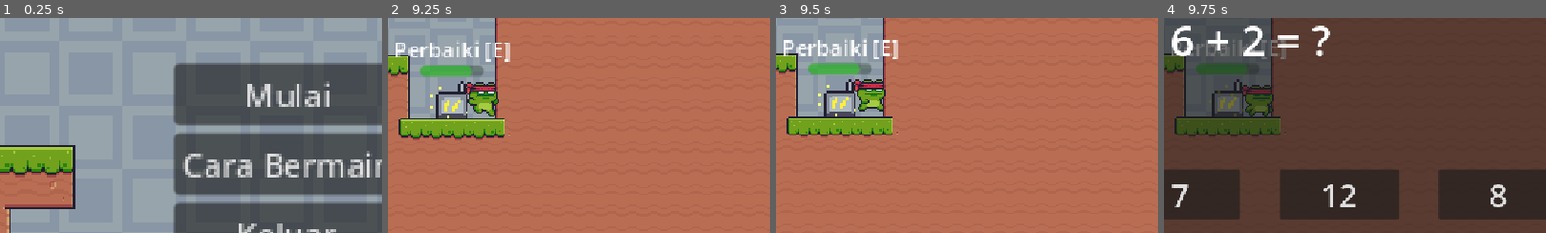
Above: before the commit, frames 1-4 (left to right).
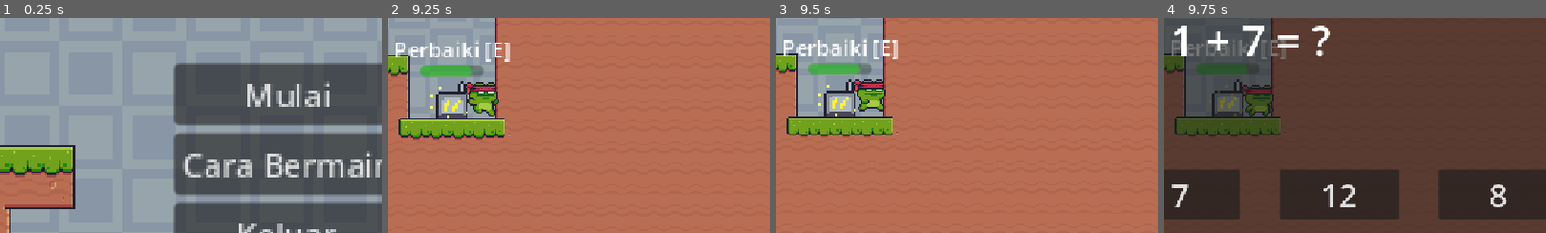
Above: after the commit, the same moments.

Repository: Diko-QuestionMark/Kodok-Matematika
Game: Godot game, scene res://Scene/menu.tscn
Two runs of this game, one before a commit and one after it. Both use one fixed random seed, a clock stepped at 60 frames per second and the inputs below.
Inputs:
- Up to frame 1 (0.25 s): no input
- Up to frame 2 (9.25 s): click "Mulai" at 0.5 s; hold D (right) 1.28-2.78 s; tap E (interact) every 0.75 s from 1.35 to 8.85 s; tap Space (jump) at 1.52, 2.27, 3.77, 4.52, 5.27, 6.77, 7.52, 8.27 s; hold A (left) 2.78-3.53 s; hold D (right) 3.53-5.03 s; hold A (left) 5.03-5.78 s; hold D (right) 5.78-6.53 s; hold A (left) 6.53-8.03 s; hold D (right) from 8.03 s (still down)
- Up to frame 3 (9.5 s): keep holding D (right)
- Up to frame 4 (9.75 s): keep holding D (right); tap E (interact) at 9.6 s
The pictures show only the part of the screen within x 38-88%, y 32-82%; the shares and areas given below are measured in that part.

Frames 1-3 are identical in both runs. In frame 4, 0.8% of the frame differs, in the area x 2-27%, y 3-18%.

Commit message:
benar benar finish utk versi pertama

Diff:
--- a/Scene/menu.tscn
+++ b/Scene/menu.tscn
@@ -544,11 +544,15 @@
 color = Color(0, 0, 0, 0.78431374)
 
 [node name="Label" type="Label" parent="CanvasLayer/LayarCaraBermain" unique_id=1317453210]
-layout_mode = 0
+layout_mode = 1
+anchors_preset = 4
+anchor_top = 0.5
+anchor_bottom = 0.5
 offset_left = 64.0
-offset_top = 144.0
-offset_right = 1045.0
-offset_bottom = 573.0
+offset_top = -214.5
+offset_right = 1152.0
+offset_bottom = 214.5
+grow_vertical = 2
 theme_override_font_sizes/font_size = 32
 text = "Di Komputer:
 Bergerak menggunakan tombol W A S D SPACE pada keyboard.
@@ -561,11 +565,15 @@
 sebelum semuanya mati!"
 
 [node name="Tutup" type="Button" parent="CanvasLayer/LayarCaraBermain" unique_id=1636271287]
-layout_mode = 0
-offset_left = 1072.0
-offset_top = 32.0
-offset_right = 1122.0
-offset_bottom = 85.0
+layout_mode = 1
+anchors_preset = 1
+anchor_left = 1.0
+anchor_right = 1.0
+offset_left = -80.0
+offset_top = 24.0
+offset_right = -30.0
+offset_bottom = 77.0
+grow_horizontal = 0
 theme_override_font_sizes/font_size = 32
 text = "x"
 
--- a/Script/generate_soal.gd
+++ b/Script/generate_soal.gd
@@ -8,8 +8,8 @@
 
 
 func generate_soal():
-	var angka1 = randi_range(1, 10)
-	var angka2 = randi_range(1, 10)
+	var angka1 = randi_range(1, 15)
+	var angka2 = randi_range(1, 15)
 
 	jawaban_benar = angka1 + angka2
 
Binary file added: IconKM.png
Not shown, changed: export_presets.cfg
Not shown, changed: Kodok Matematika.apk
Not shown, removed: Kodok Matematika.apk.idsig
Not shown, changed: Kodok Matematika1.apk
Not shown, removed: Kodok Matematika1.apk.idsig
Not shown, changed: Kodok Matematika2.apk
Not shown, removed: Kodok Matematika2.apk.idsig
Not shown, changed: Kodok Matematika3.apk
Not shown, removed: Kodok Matematika3.apk.idsig
